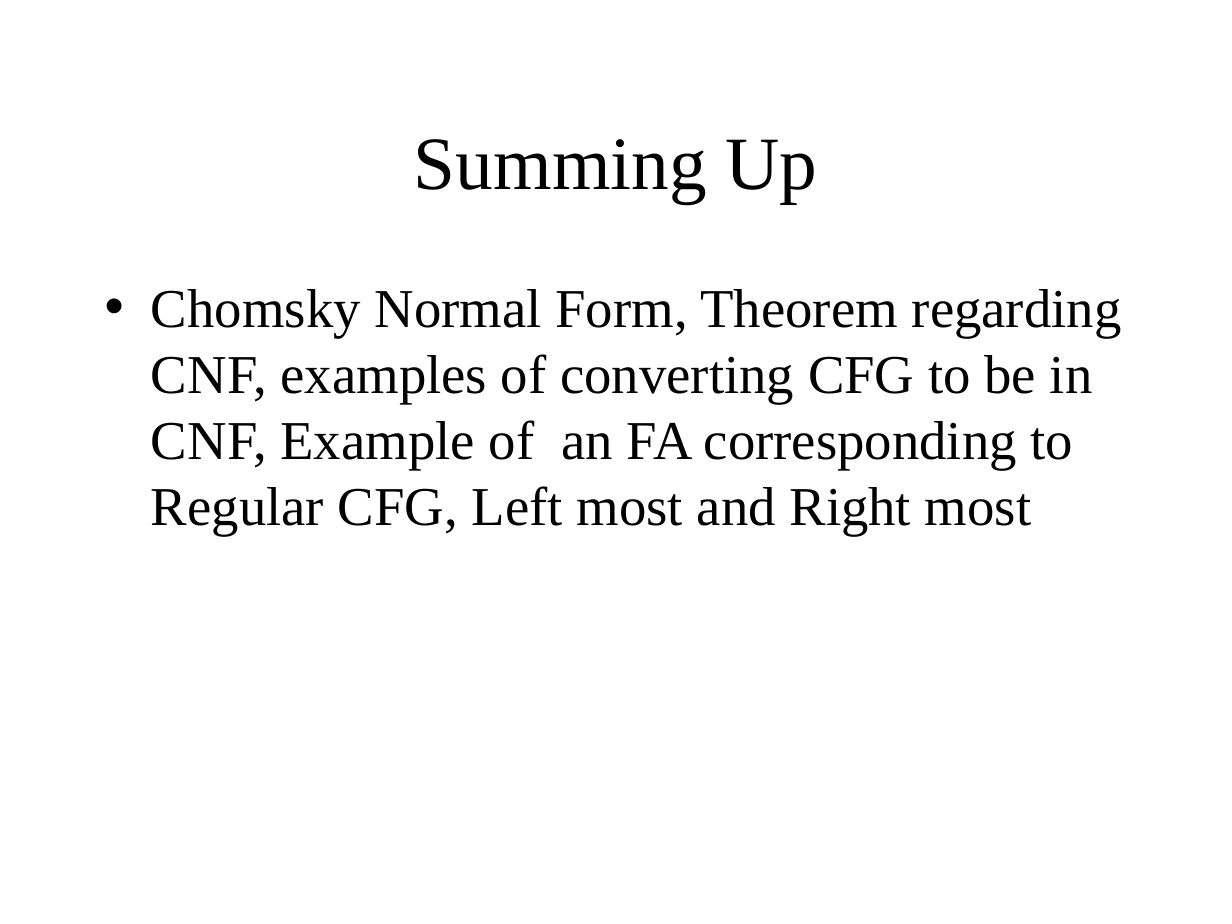
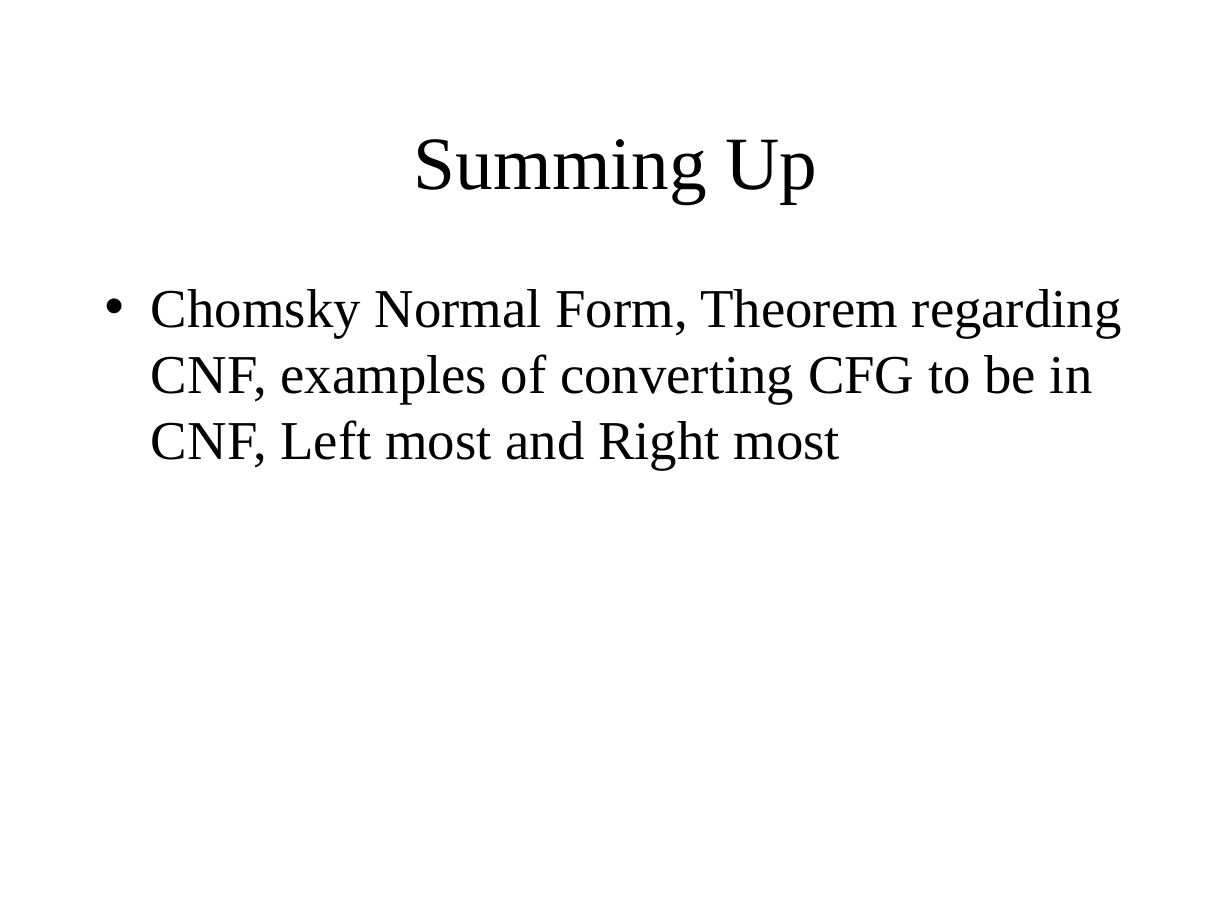
Before and after one commit to bamboat3/toa, a slide deck: slide 18 of Lesson 36.pptx (slide 21 before the commit). Drawn at 1232x924 pixels with LibreOffice and Linux fonts; fonts in the diff are those of the drawing. Boxes give left, top, right and bottom in pixels: in the first picture for what was removed or moved away, otherwise in the second. Text is boxed around its words. In the diff, an @@ line names an element or a change of style, - is before the commit and + after.

```diff
--- a/Lesson 36.pptx
+++ b/Lesson 36.pptx
@@ text at [151,289,1122,469]: text changed @@
-• Chomsky Normal Form, Theorem regarding CNF, examples of converting CFG to be in CNF, Example of an FA corresponding to Regular CFG, Left most and Right most
+• Chomsky Normal Form, Theorem regarding CNF, examples of converting CFG to be in CNF, Left most and Right most
```
Also in this commit, not shown: 3 other slides changed, 10 slides added, 13 slides removed, 1 other file.
